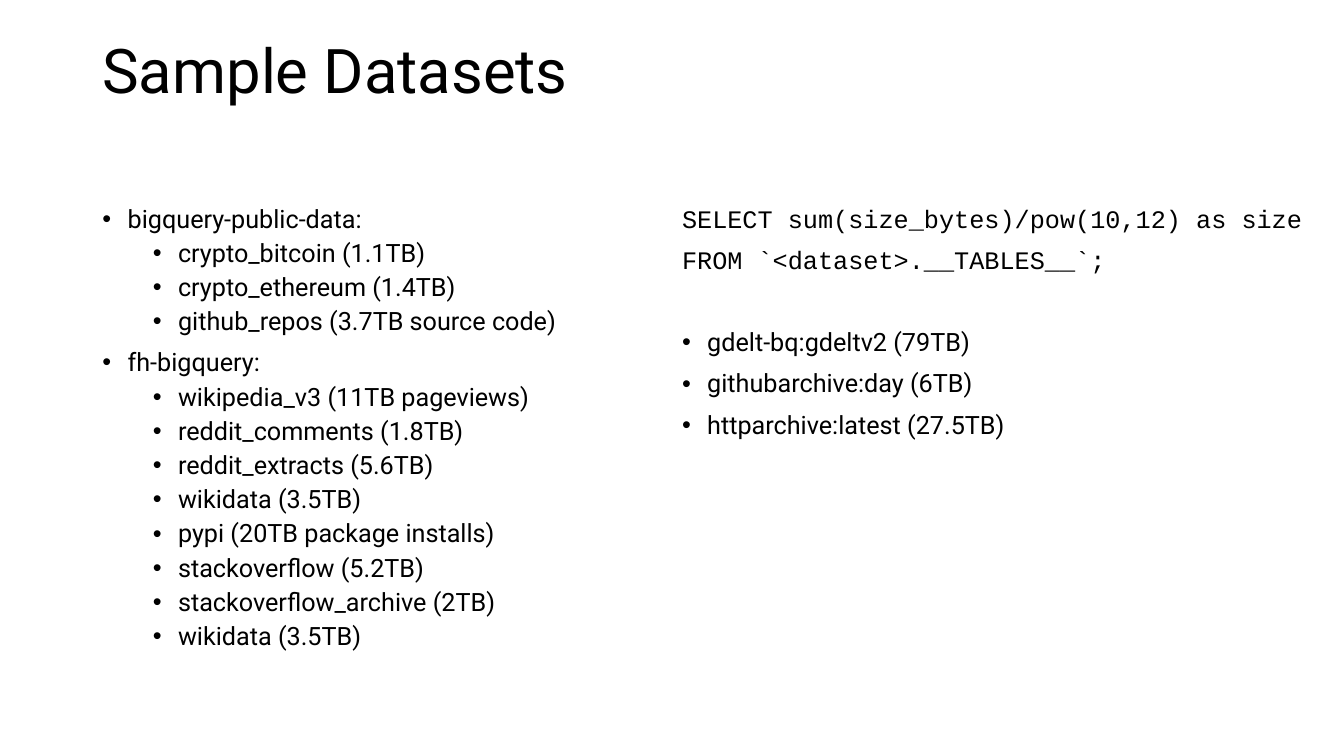
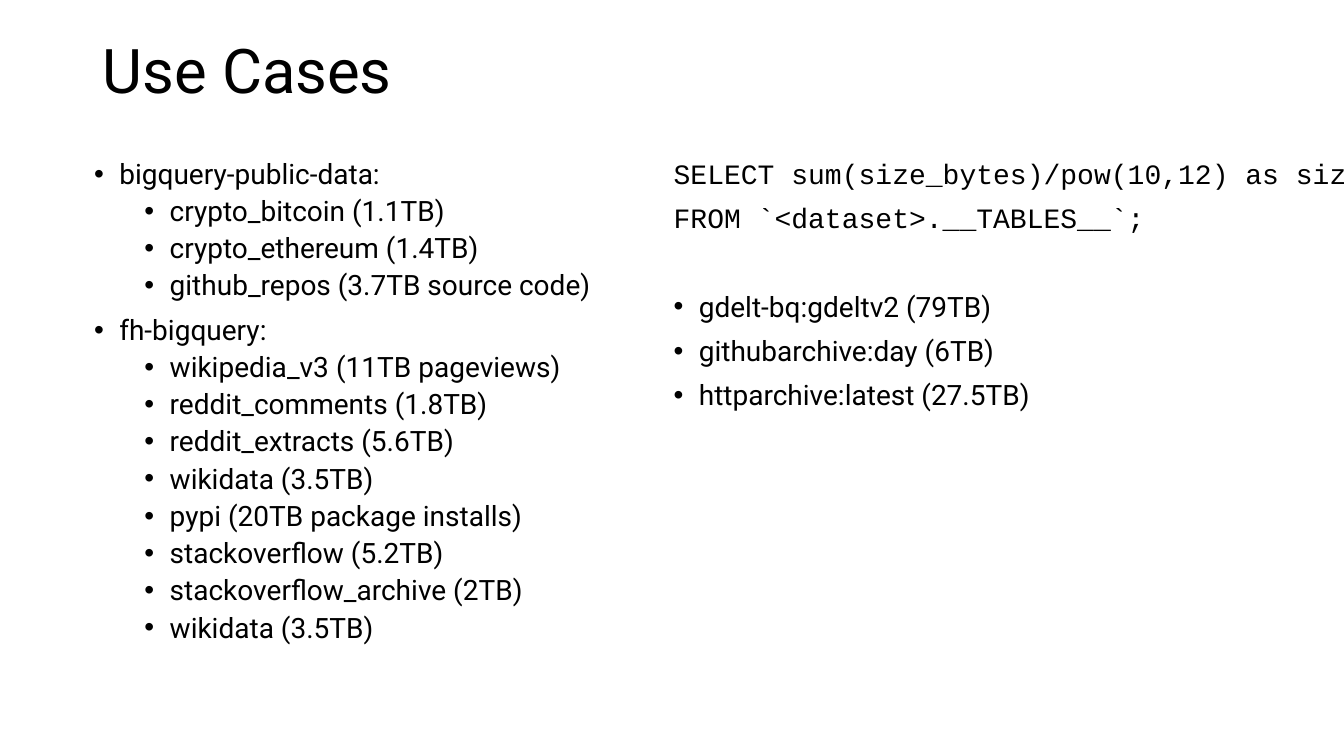
Before and after one commit to codinguncut/devfest-bigquery, a slide deck: slide 3 of 2019-11-28 - GDG Cork DevFest - Google BigQuery.pptx (slide 5 before the commit). Drawn at 1344x756 pixels with LibreOffice and Linux fonts; fonts in the diff are those of the drawing; background and template pictures are left out. Boxes give left, top, right and bottom in pixels: in the first picture for what was removed or moved away, otherwise in the second. Text is boxed around its words. In the diff, an @@ line names an element or a change of style, - is before the commit and + after.

```diff
--- a/2019-11-28 - GDG Cork DevFest - Google BigQuery.pptx
+++ b/2019-11-28 - GDG Cork DevFest - Google BigQuery.pptx
@@ title at [102, 48, 392, 94]: text changed @@
-Sample Datasets
+Use Cases
@@ text "bigquery-public-data:": place and size @@
-text "bigquery-public-data:" at [128, 209, 556, 651]
+text "bigquery-public-data:" at [119, 163, 590, 644]
@@ text "bigquery-public-data:" at [119, 163, 590, 644]: size 18 to 20 pt @@
@@ text "SELECT sum(size_bytes)/pow(10,12) as size": place and size @@
-text "SELECT sum(size_bytes)/pow(10,12) as size" at [682, 209, 1302, 440]
+text "SELECT sum(size_bytes)/pow(10,12) as size" at [674, 164, 1279, 412]
@@ text "SELECT sum(size_bytes)/pow(10,12) as size" at [674, 164, 1279, 412]: size 18 to 20 pt @@
```
Also in this commit, not shown: 6 other slides changed, 1 slide added, 1 slide removed, 2 other files.
